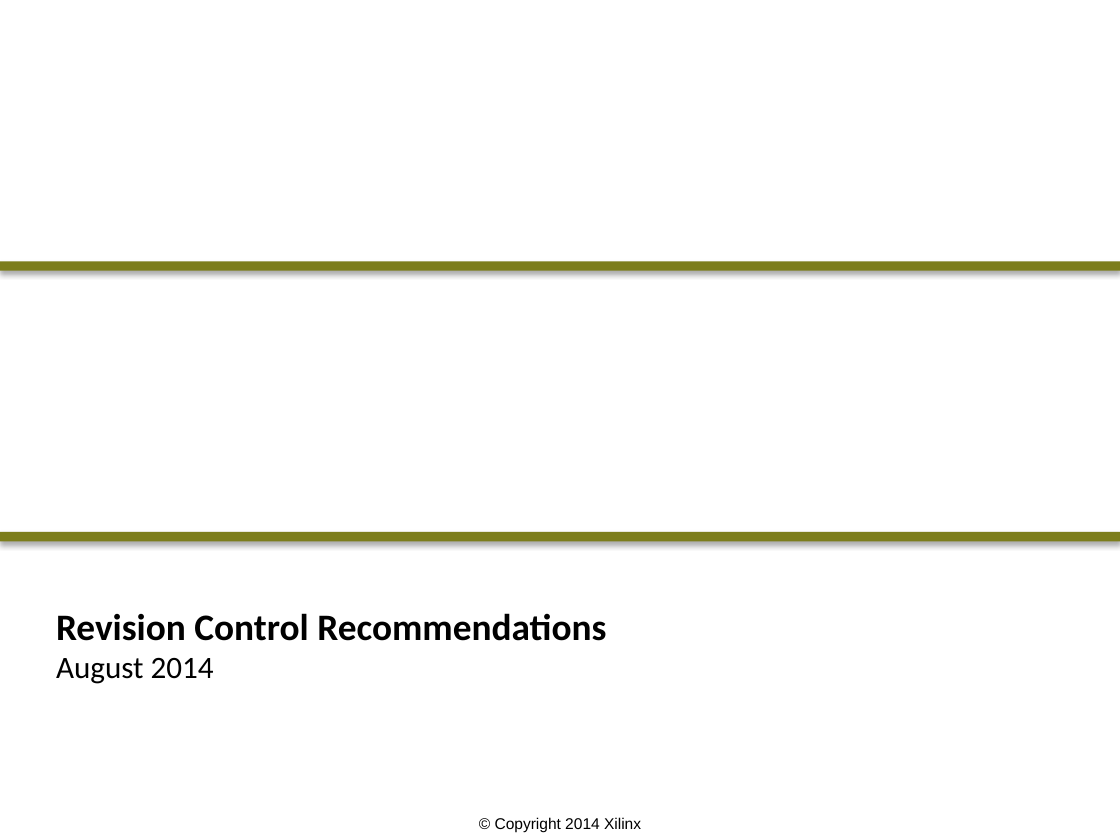
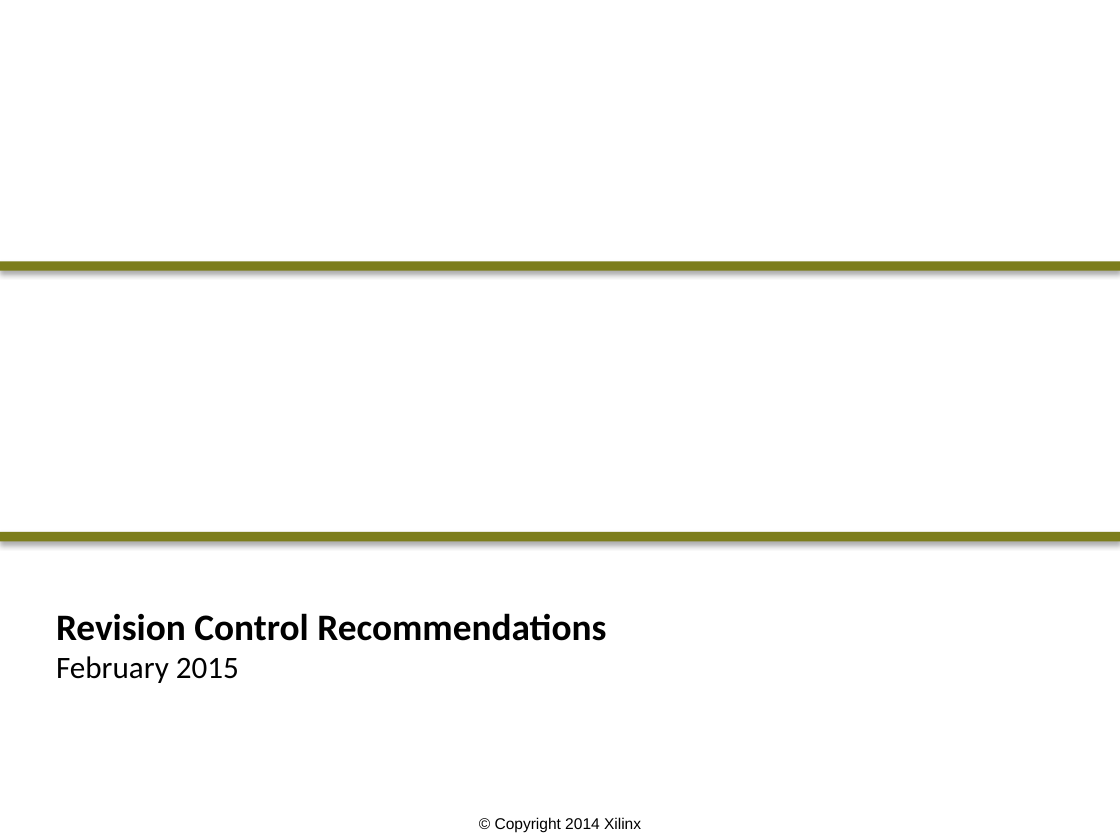
Before and after one commit to Xilinx/revCtrl, a slide deck: slide 1 of doc/versionControl.pptx. Drawn at 1120x840 pixels with LibreOffice and Linux fonts; fonts in the diff are those of the drawing; background and template pictures are left out. Boxes give left, top, right and bottom in pixels: in the first picture for what was removed or moved away, otherwise in the second. Text is boxed around its words. In the diff, an @@ line names an element or a change of style, - is before the commit and + after.

```diff
--- a/doc/versionControl.pptx
+++ b/doc/versionControl.pptx
@@ text at [56, 656, 239, 683]: text changed @@
-August 2014
+February 2015
```
Also in this commit, not shown: 4 other slides changed, 7 other files.
